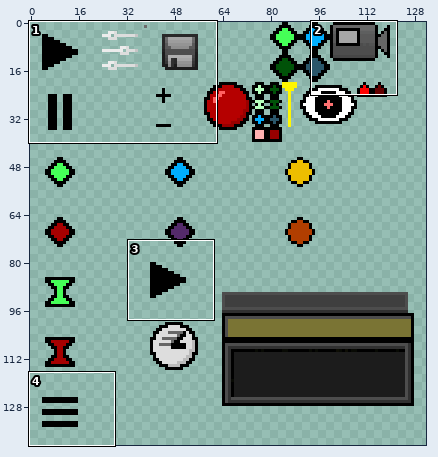
Edited in one commit: sprite sheet (assets/replaymod/replay_gui.png). Above: a wide view before the commit, with the close-up outlined.
Close-up. The starting point:
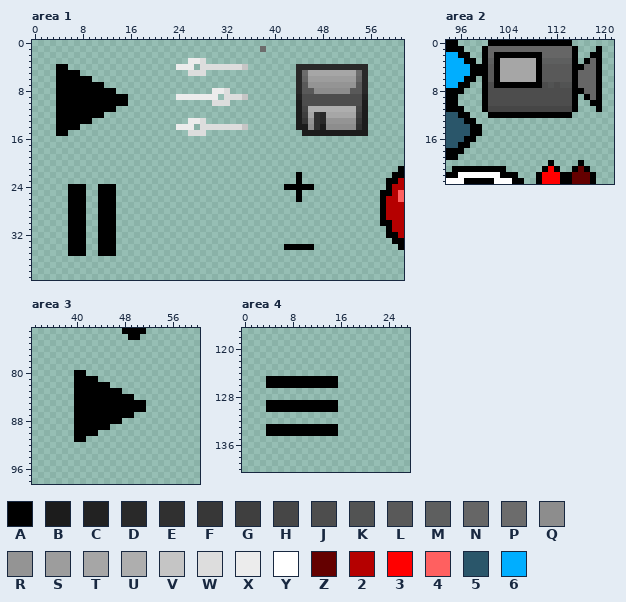
The file is 256x256 pixels. Colours within 5 levels of each other are drawn and written as one. Shown: area 1: x 0..61, y 0..39; area 2: x 94..121, y 0..23; area 3: x 33..60, y 73..98; area 4: x 0..27, y 117..140. The wide view leaves out empty margins.
Palette (. is transparent): A #000000  B #1c1c1c  C #222222  D #292929  E #303030  F #373737  G #3f3f3f  H #464646  J #4d4d4d  K #525353  L #595959  M #5e5f5f  N #666666  P #6c6c6c  Q #8d8d8d  R #949494  S #9d9d9d  T #a6a6a6  U #aeaeae  V #c5c5c5  W #dddddd  X #ececec  Y #ffffff  Z #640000  2 #b50000  3 #ff0000  4 #ff6060  5 #2a566a  6 #00aeff
Pixels before, area 1 (only the part around the change), first column x 0:
 0 ..............................................................
 1 ......................................P.......................
 2 ..............................................................
 3 ..........................XXW.................................
 4 ....AA..................XXX.WWWWWWWV........DDDDDDDDDDDD......
 5 ....AAAA..................WWW...............DPTTTTTTTTPD......
 6 ....AAAAAA..................................DNSSSSSSSSND......
 7 ....AAAAAAAA................................DLRRRRRRRRLD......
 8 ....AAAAAAAAAA................XXW...........DLLQQQQQQLLD......
 9 ....AAAAAAAAAAAA........XXXXXXX.WWWV........CJJJJJJJJJJC......
10 ....AAAAAAAAAAAA..............WWW...........BJJJJJJJJJJB......
11 ....AAAAAAAAAA..............................BHUUUUUUUUHB......
12 ....AAAAAAAA................................BGTEDTTTTTGB......
13 ....AAAAAA................XXW...............BFREDRRRRRFB......
14 ....AAAA................XXX.WWWWWWWV........BBQEBQQQQQEB......
15 ....AA....................WWW................BBBBBBBBBBB......
16 ..............................................................
17 ..............................................................
18 ..............................................................
19 ..............................................................
20 ..............................................................
21 .............................................................A
22 ............................................A...............AA
23 ............................................A..............AA2
24 ......AAA..AAA............................AAAAA............A22
25 ......AAA..AAA..............................A.............AA24
26 ......AAA..AAA..............................A.............A224
27 ......AAA..AAA............................................A222
28 ......AAA..AAA............................................A222
29 ......AAA..AAA............................................A222
30 ......AAA..AAA............................................AA22
31 ......AAA..AAA.............................................A22
32 ......AAA..AAA.............................................AA2
33 ......AAA..AAA..............................................AA
34 ......AAA..AAA............................AAAAA..............A
35 ......AAA..AAA................................................
36 ..............................................................
37 ..............................................................
38 ..............................................................
39 ..............................................................
Pixels before, area 2, first column x 94:
 0 AA.....AAAAAAAAAAAAAA.....
 1 AAA...ANNNNNNNNNNNNNNA...A
 2 66AA..ANAAAAAAAANNNNNA..AA
 3 666AA.AMATTTTTTAMMMMMA.ANA
 4 6666AAALATTTTTTALLLLLAANNA
 5 6666AAALATTTTTTALLLLLANNNA
 6 666AA.ALATTTTTTALLLLLANNNA
 7 66AA..AJAAAAAAAAJKJKKANNNA
 8 AAA...AJJJJJJJJJJJJJJAANNA
 9 AA....AJJJJJJJJJJJJJJA.ANA
10 AA....AJJJJJJJJJJJJJJA..AA
11 AAA...AHHHHHHHHHHHHHHA...A
12 55AA...AAAAAAAAAAAAAA.....
13 555AA.....................
14 5555AA....................
15 5555AA....................
16 555AA.....................
17 55AA......................
18 AAA.......................
19 AA........................
20 .................A....A...
21 .AAAAAAAAA......A3A..AZA..
22 AAYYYYYYYAAA...A333AAZZZA.
23 YYYAAAAAYYYAA..A333AAZZZA.
Pixels before, area 3, first column x 40:
73 ........AAAA
74 .........AA.
75 ............
76 ............
77 ............
78 ............
79 ............
80 AA..........
81 AAAA........
82 AAAAAA......
83 AAAAAAAA....
84 AAAAAAAAAA..
85 AAAAAAAAAAAA
86 AAAAAAAAAAAA
87 AAAAAAAAAA..
88 AAAAAAAA....
89 AAAAAA......
90 AAAA........
91 AA..........
Pixels before, area 4, first column x 4:
125 AAAAAAAAAAAA
126 AAAAAAAAAAAA
127 ............
128 ............
129 AAAAAAAAAAAA
130 AAAAAAAAAAAA
131 ............
132 ............
133 AAAAAAAAAAAA
134 AAAAAAAAAAAA
Once edited:
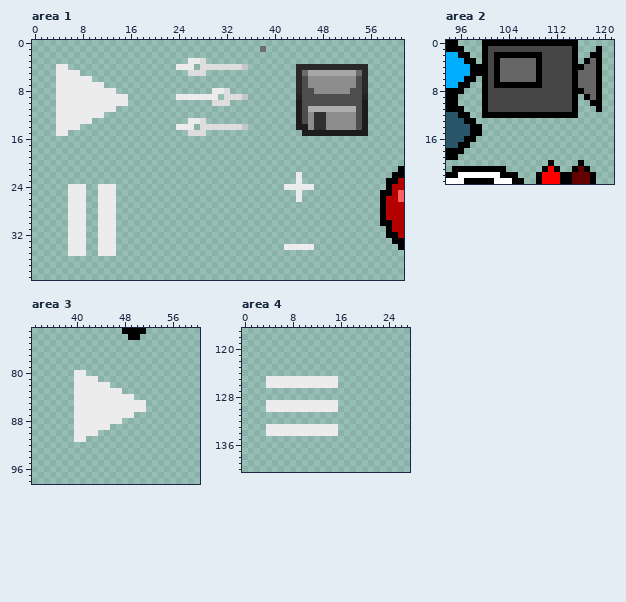
The exact change:
Changed rows in their new state; - is an unchanged pixel.
Area 1:
first column x 4:
 4 XX-------------------------------------------------
 5 XXXX-----------------------------------------------
 6 XXXXXX-----------------------------------JQQQQQQQQJ
 7 XXXXXXXX---------------------------------JQQQQQQQQJ
 8 XXXXXXXXXX-------------------------------JJ------JJ
 9 XXXXXXXXXXXX---------------------------------------
10 XXXXXXXXXXXX---------------------------------------
11 XXXXXXXXXX-------------------------------J--------J
12 XXXXXXXX---------------------------------JQ-EQQQQQJ
13 XXXXXX-----------------------------------JQ-EQQQQQJ
14 XXXX----------------------------------------E-----J
15 XX-------------------------------------------------
first column x 6:
22 --------------------------------------X--
23 --------------------------------------X--
24 XXX--XXX----------------------------XXXXX
25 XXX--XXX------------------------------X--
26 XXX--XXX------------------------------X--
27 XXX--XXX---------------------------------
28 XXX--XXX---------------------------------
29 XXX--XXX---------------------------------
30 XXX--XXX---------------------------------
31 XXX--XXX---------------------------------
32 XXX--XXX---------------------------------
33 XXX--XXX---------------------------------
34 XXX--XXX----------------------------XXXXX
35 XXX--XXX---------------------------------
Area 2:
first column x 100:
 0 A--------------A
 1 -HHHHHHHHHHHHHH-
 2 -H--------HHHHH-
 3 -H-NNNNNN-HHHHH-
 4 -H-NNNNNN-HHHHH-
 5 -H-NNNNNN-HHHHH-
 6 -H-NNNNNN-HHHHH-
 7 -H--------HHHHH-
 8 -HHHHHHHHHHHHHH-
 9 -HHHHHHHHHHHHHH-
10 -HHHHHHHHHHHHHH-
12 A--------------A
Area 3:
first column x 40:
80 XX----------
81 XXXX--------
82 XXXXXX------
83 XXXXXXXX----
84 XXXXXXXXXX--
85 XXXXXXXXXXXX
86 XXXXXXXXXXXX
87 XXXXXXXXXX--
88 XXXXXXXX----
89 XXXXXX------
90 XXXX--------
91 XX----------
Area 4:
first column x 4:
125 XXXXXXXXXXXX
126 XXXXXXXXXXXX
129 XXXXXXXXXXXX
130 XXXXXXXXXXXX
133 XXXXXXXXXXXX
134 XXXXXXXXXXXX
Boxes around the changes in both close-ups, in picture pixels (x1, y1, x2, y2):
changed: (56, 64, 128, 136)
changed: (302, 76, 362, 130)
changed: (284, 172, 314, 202)
changed: (68, 184, 116, 256)
changed: (284, 244, 314, 250)
changed: (482, 40, 578, 118)
changed: (74, 370, 146, 442)
changed: (266, 376, 338, 436)
